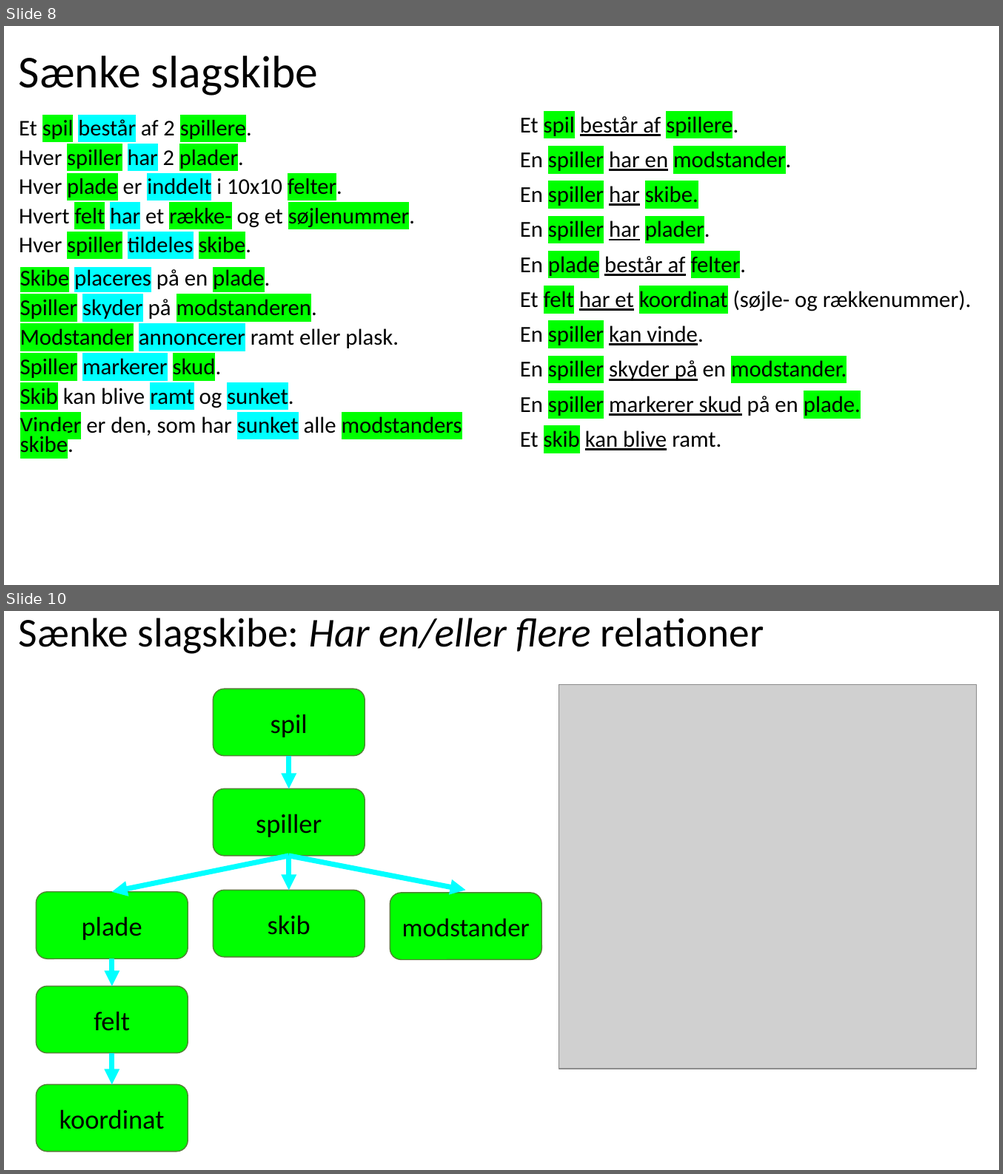
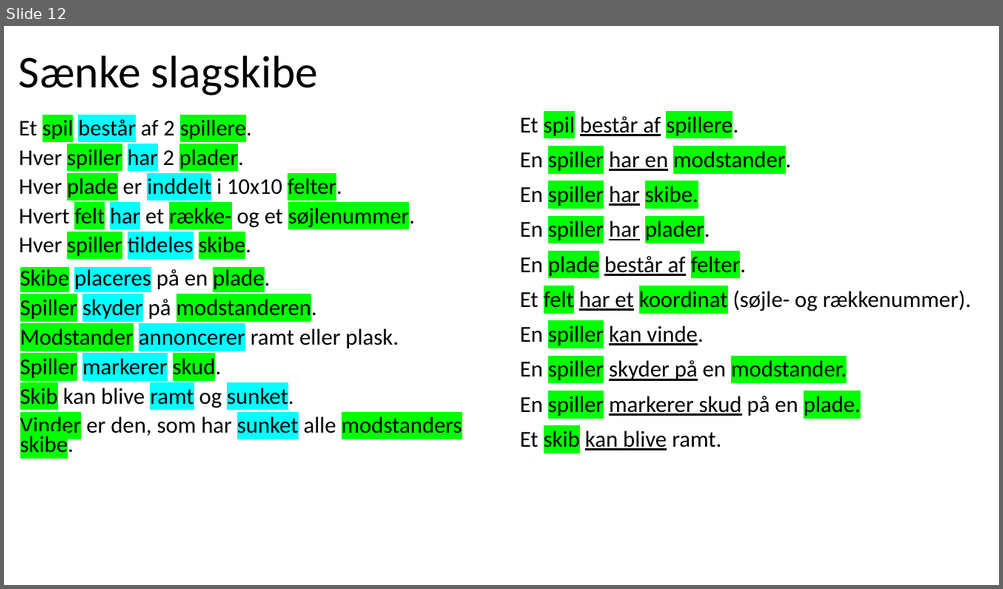
Before and after one commit to fisterloegsovs/pop22, a slide deck: lectures/13.1-3/lecture13.1.pptx. Shown one above the other, each under a label of ours: slides 8 and 10 before the commit, slide 12 after it; the slides between them are not shown. The pictures are 1003x1174 and 1003x589 pixels, drawn with LibreOffice and Linux fonts; fonts in the diff are those of the drawing; grey boxes stand for pictures. Boxes give left, top, right and bottom in pixels: in the first picture for what was removed or moved away, otherwise in the second. Text is boxed around its words. In the diff, an @@ line names an element or a change of style, - is before the commit and + after.

```diff
--- a/lectures/13.1-3/lecture13.1.pptx
+++ b/lectures/13.1-3/lecture13.1.pptx
@@ slide 10 removed at (4,611,999,1170), background #FFFFFF @@
@@ title removed at (19,618,763,654) @@
-Sænke slagskibe: Har en/eller flere relationer
@@ picture removed at (559,685,977,1069) @@
@@ group removed at (36,689,541,1152): 7 rounded rectangles, 6 arrows @@
-spil
-felt
-plade
-skib
-koordinat
-spiller
-modstander
@@ what was slide 8 is now slide 12 @@
```
Also in this commit, not shown: 3 slides changed, 4 slides added, 7 other files.
